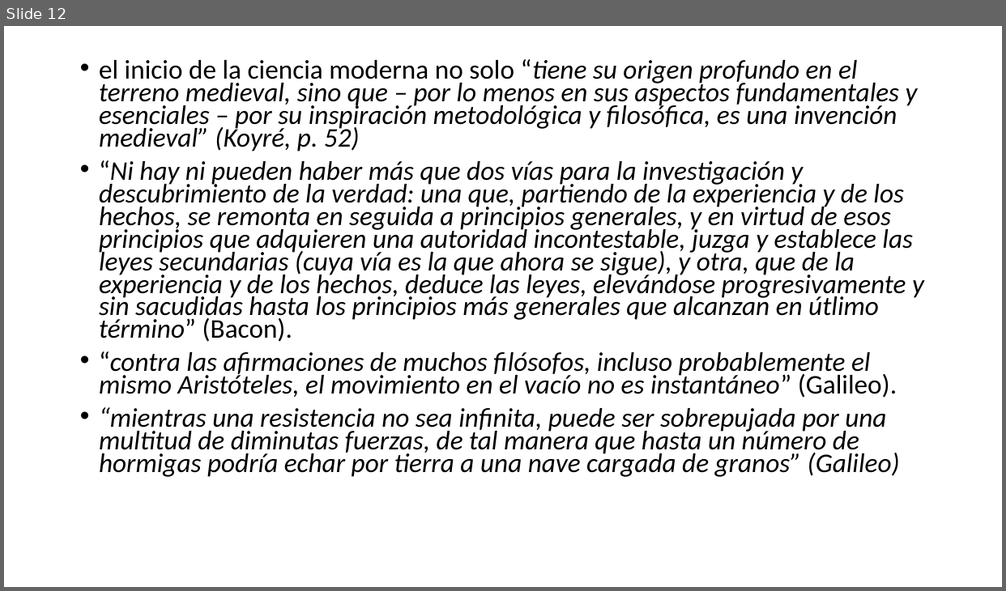
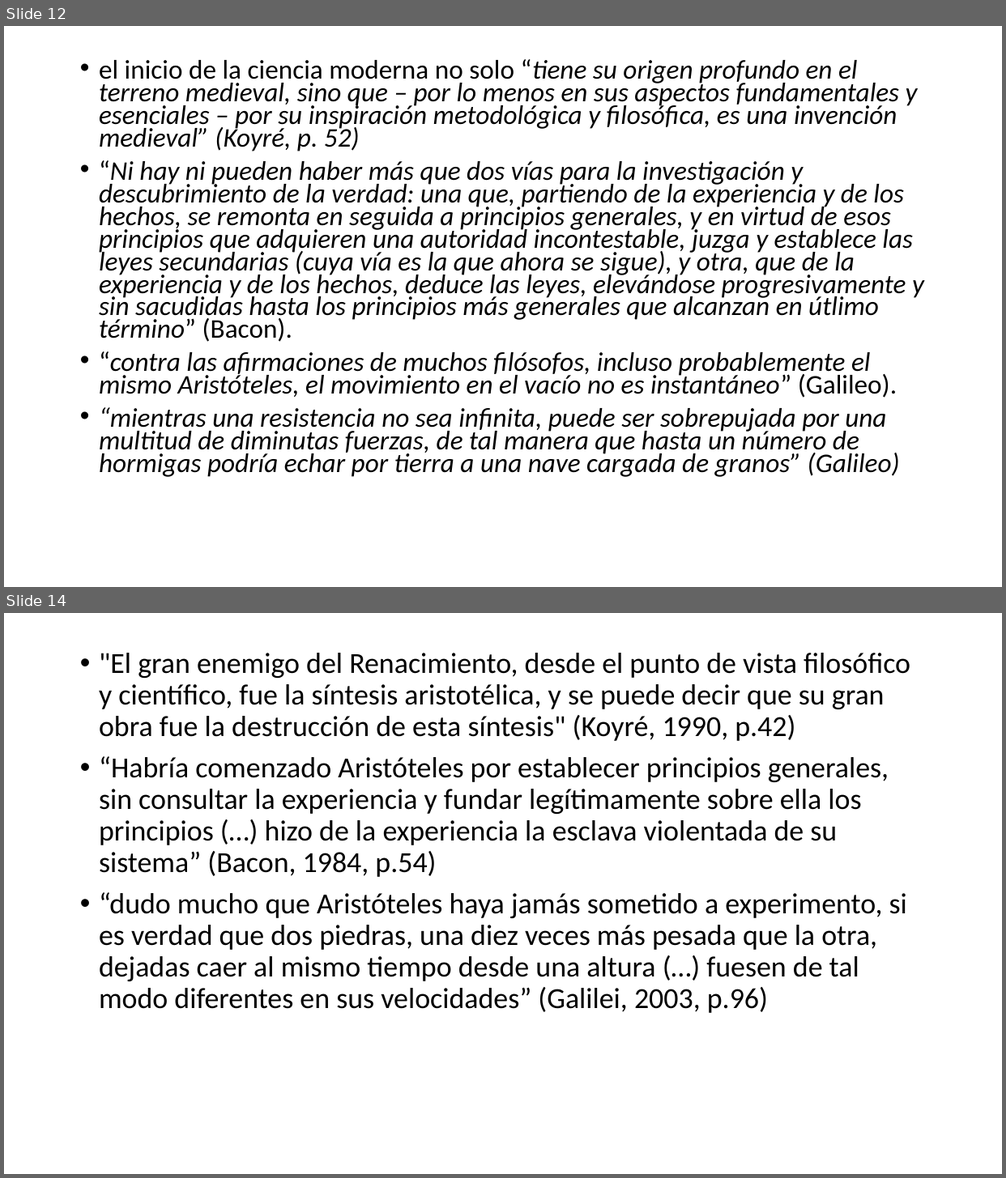
Before and after one commit to zaboltar/zaboltar.github.io, a slide deck: assets uarm/2024 1/moderna/compendio controles 1.pptx. Shown one above the other, each under a label of ours: slide 12 before the commit, slides 12 and 14 after it; the slides between them are not shown. The pictures are 1006x591 and 1006x1178 pixels, drawn with LibreOffice and Linux fonts; fonts in the diff are those of the drawing. Boxes give left, top, right and bottom in pixels: in the first picture for what was removed or moved away, otherwise in the second. Text is boxed around its words. In the diff, an @@ line names an element or a change of style, - is before the commit and + after.

```diff
--- a/assets uarm/2024 1/moderna/compendio controles 1.pptx
+++ b/assets uarm/2024 1/moderna/compendio controles 1.pptx
@@ slide 14 added at bbox=[4, 613, 1002, 1174], background #FFFFFF @@
@@ text added at bbox=[99, 653, 910, 1013], 28 pt, text #000000 @@
+• "El gran enemigo del Renacimiento, desde el punto de vista filosófico y científico, fue la síntesis aristotélica, y se puede decir que su gran obra fue la destrucción de esta síntesis" (Koyré, 1990, p.42)
+• “Habría comenzado Aristóteles por establecer principios generales, sin consultar la experiencia y fundar legítimamente sobre ella los principios (…) hizo de la experiencia la esclava violentada de su sistema” (Bacon, 1984, p.54)
+• “dudo mucho que Aristóteles haya jamás sometido a experimento, si es verdad que dos piedras, una diez veces más pesada que la otra, dejadas caer al mismo tiempo desde una altura (…) fuesen de tal modo diferentes en sus velocidades” (Galilei, 2003, p.96)
```
Also in this commit, not shown: 1 other slide added, 2 slides removed, 15 other files.
